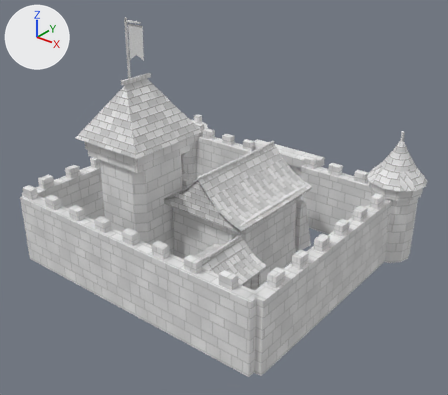
The OBJ model Unity/Assets/Eldoria/ExperimentalAshenCitadel/Meshes/AshenBastion_2.obj as it was, and as the next commit left it.
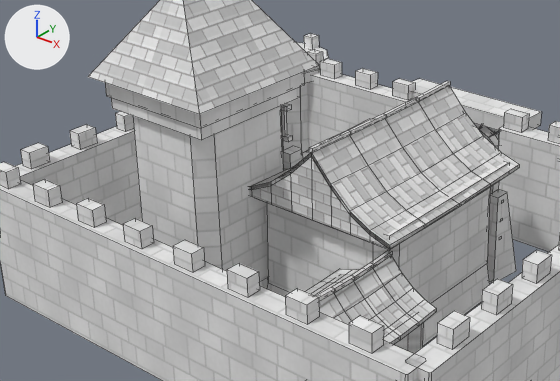
There are two pictures of each version: one whole from a camera (50 mm lens) standing at (18.4, -21.9, 17.1) and looking at (0.2, 0.7, 3.0), one close up on the part from 6% to 75% of the width and 24% to 77% of the height. The lights are fixed; the arrows at upper left show +X, +Y and +Z. The first two pictures are the older version. The close-ups show mesh edges as thin lines. Where no turn or scale is listed for an object, it has been applied to the vertices. Vertices at exactly the same position are counted once.

The first close-up shows 'AshenBastion_2'.
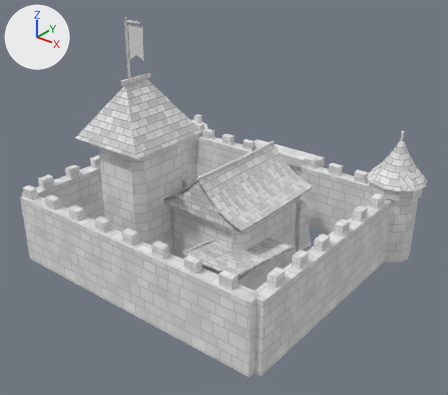
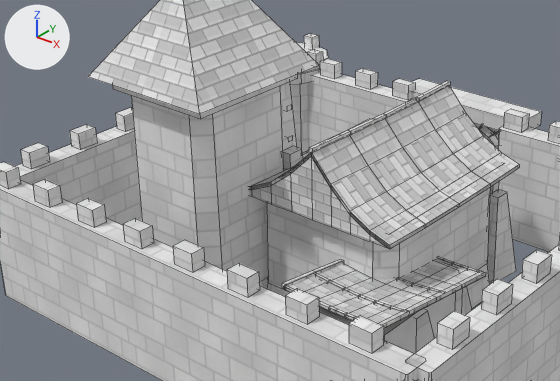
Boxes [x1, y1, x2, y2] around the edits, measured in the close-ups (560 x 381 px; the box of a moved part takes in the faces that stretch with it):
part 1 of me_ashenbastion_2, moved or reshaped
    before: [111, 87, 300, 140]
    after: [112, 75, 297, 119]
part 2 of me_ashenbastion_2, moved or reshaped (mostly hidden afterwards)
    before: [256, 150, 509, 250]
    after: [303, 152, 487, 222]
part 3 of me_ashenbastion_2, added
    after: [319, 261, 456, 354]
part 4 of me_ashenbastion_2, moved or reshaped (not visible afterwards)
    before: [371, 250, 392, 267]
part 5 of me_ashenbastion_2, moved or reshaped (not visible afterwards)
    before: [352, 263, 374, 280]
part 6 of me_ashenbastion_2, moved or reshaped (not visible afterwards)
    before: [332, 275, 355, 292]
part 7 of me_ashenbastion_2, moved or reshaped
    before: [317, 287, 335, 301]
    after: [438, 257, 453, 264]
part 8 of me_ashenbastion_2, reshaped
    before: [105, 72, 436, 354]
    after: [280, 82, 486, 352]

Diff of the bpy script that builds the scene:
```diff
--- a/Unity/Assets/Eldoria/ExperimentalAshenCitadel/Meshes/AshenBastion_2.obj.py
+++ b/Unity/Assets/Eldoria/ExperimentalAshenCitadel/Meshes/AshenBastion_2.obj.py
@@ img_ashenplaster_png @@
+img_ashenplaster_png = load_image('AshenPlaster.png', '../Textures/AshenPlaster.png', 128, 128, 'sRGB')
@@ mat_plaster @@
+mat_plaster = principled_material('plaster')
+mat_plaster.texture = img_ashenplaster_png
+mat_plaster.roughness = 0.9
@@ me_ashenbastion_2 @@
 # used by ob_ashenbastion_2; location = (0.0, 0.0, 0.0)
-me_ashenbastion_2.from_pydata(...)  # 1873 vertices, 1403 faces; spans x -8.6..8.7, y -6.4..11.2, z -0.1..12.2
+me_ashenbastion_2.from_pydata(...)  # 2055 vertices, 1541 faces; spans x -8.6..8.7, y -6.4..11.2, z -0.1..12.2
+# me_ashenbastion_2 part 1: the loose piece of 8 vertices spanning x -3.8..-0.5, y -4.5..-0.9, z 6.0..6.3 is moved by (0.0, 0.0, 0.5)
+# me_ashenbastion_2 part 2: the loose piece of 8 vertices spanning x -1.1..3.8, y -2.5..3.0, z 3.6..3.9 is moved by (0.0, 0.0, 0.1)
+# me_ashenbastion_2 part 3: the loose piece of 24 vertices spanning x -1.1..3.8, y -2.5..2.9, z -0.1..3.9 is copied, and the copy is scaled about its middle by (0.502, 0.775, 0.589), then moved by (2.3, -2.6, -0.8), in mat_plaster (picture img_ashenplaster_png); it spans x 2.3..4.9, y -4.5..-0.2, z -0.1..2.2
+# me_ashenbastion_2 part 4: the loose piece of 8 vertices spanning x 3.7..3.8, y -3.2..-2.4, z 3.3..3.5 is turned 90 degrees about the z axis through its middle and scaled by 0.658, then moved by (-1.4, 2.7, -1.2), in mat_oak (picture img_ashenwood_png)
+# me_ashenbastion_2 part 5: the loose piece of 8 vertices spanning x 3.7..3.8, y -3.9..-3.2, z 3.3..3.4 is turned 90 degrees about the z axis through its middle and scaled by 0.659, then moved by (-0.9, 3.4, -1.2), in mat_oak (picture img_ashenwood_png)
+# me_ashenbastion_2 part 6: the loose piece of 8 vertices spanning x 3.7..3.8, y -4.6..-3.9, z 3.3..3.4 is turned 90 degrees about the z axis through its middle and scaled by 0.658, then moved by (-0.4, 4.1, -1.2), in mat_oak (picture img_ashenwood_png)
+# me_ashenbastion_2 part 7: the loose piece of 8 vertices spanning x 3.7..3.8, y -5.4..-4.6, z 3.3..3.5 is turned 90 degrees about the z axis through its middle and scaled by 0.658, then moved by (0.1, 4.9, -1.2), in mat_oak (picture img_ashenwood_png)
+# me_ashenbastion_2 part 8: 2 vertices moved within x 4.1, y -4.6, z 2.8..2.9; 118 vertices removed from x -3.9..5.2, y -5.4..-0.8, z -0.1..6.9; 308 vertices added at x -3.5..5.1, y -4.6..0.0, z 0.2..6.6
+# other edits to the shape of me_ashenbastion_2 do not show in these pictures
 me_ashenbastion_2.materials.append(mat_stone)
@@ me_ashenbastion_2 @@
 me_ashenbastion_2.materials.append(mat_banner)
+me_ashenbastion_2.materials.append(mat_plaster)  # picture img_ashenplaster_png
```
